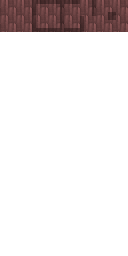
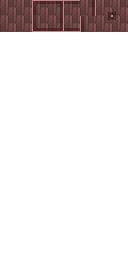
Layer changes from the first 128 × 256 image to the second:
painted on "tiles-04.png" over 32, 0, 113, 32
